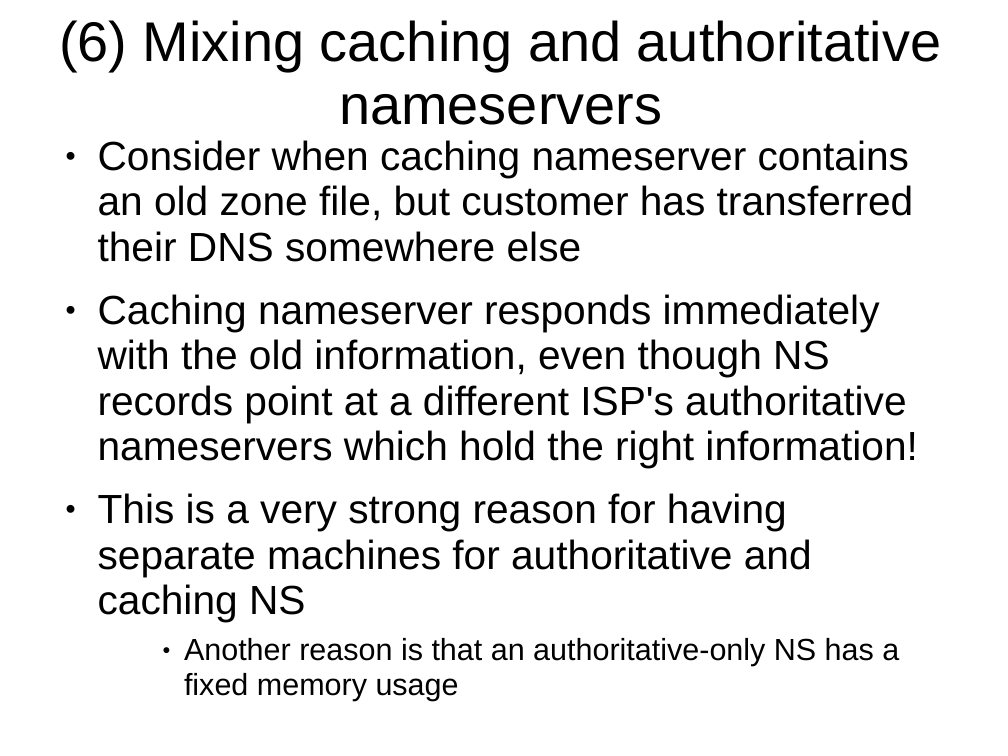
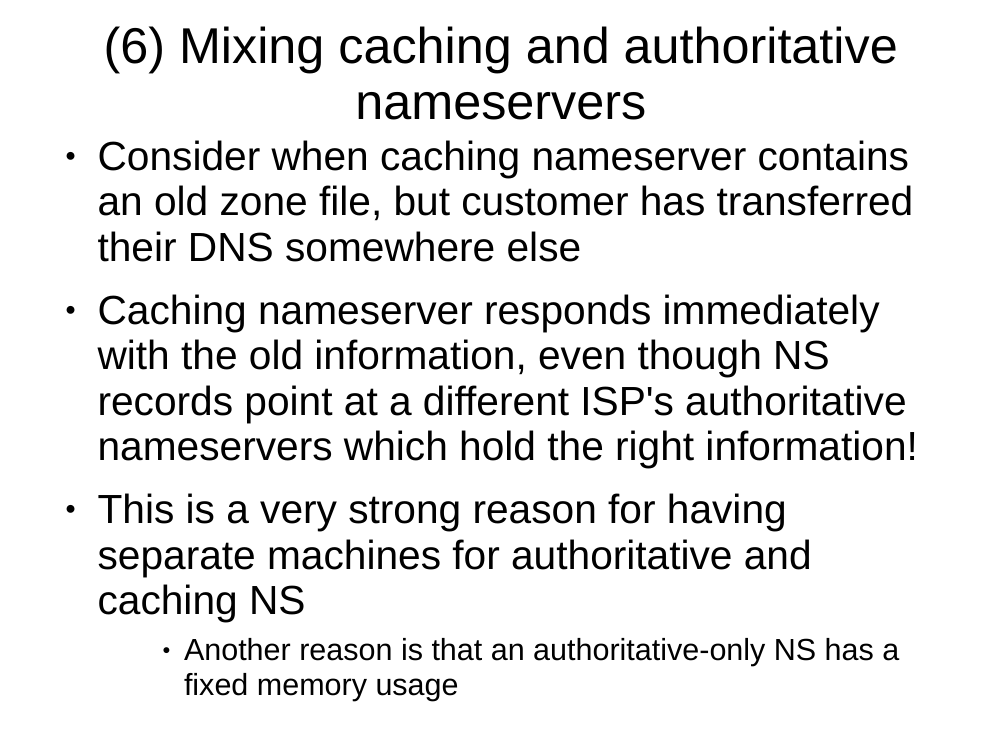
Before and after one commit to afnog/afnog.github.io, a slide deck: slide 27 of sse/dns/dns2-presentation.pptx. Drawn at 1008x756 pixels with LibreOffice and Linux fonts; fonts in the diff are those of the drawing; background and template pictures are left out. Boxes give left, top, right and bottom in pixels: in the first picture for what was removed or moved away, otherwise in the second. Text is boxed around its words. In the diff, an @@ line names an element or a change of style, - is before the commit and + after.

```diff
--- a/sse/dns/dns2-presentation.pptx
+++ b/sse/dns/dns2-presentation.pptx
@@ title "(6) Mixing caching and authoritative ..." at [104, 26, 898, 120]: size 44 to 39.6 pt @@
```
Also in this commit, not shown: 1 other slide changed, 3 other files.
